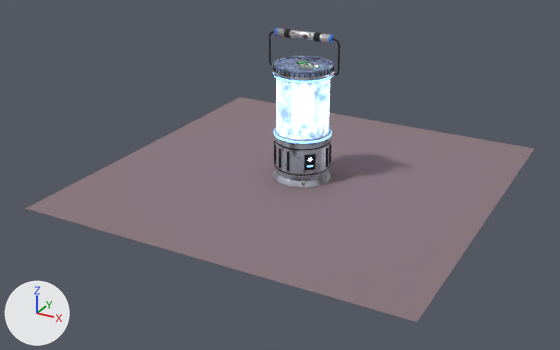
The Blender file lantern/Ashes_2063_EP1_lantern.blend: old version first, new version second.
The view is the same before and after, from a camera (50 mm lens) standing at (1.037, -2.032, 0.757) and looking at (-0.021, -0.109, -0.205). The lights are fixed; the arrows at lower left show +X, +Y and +Z. The older version comes first.

The first picture shows 'BottomCap', 'CellBody', 'Floor', 'Glass', 'GripBar', 'HandlePivotR', 'LidClamp', 'LidFace', 'LidFlange', 'LidTerminal', 'MidBand', 'MidCollar', 'TopBand', 'TopCap' and 8 more.
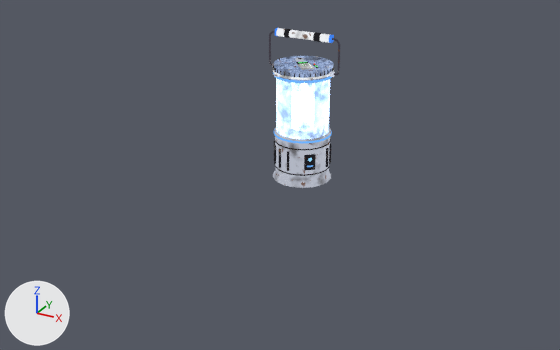
Changed parts and their boxes (x1, y1, x2, y2) in the pictures (560 x 350 px):
'Floor', deleted
    before: (26, 97, 534, 322)
'CellBody', recoloured (lighter)
    both: (275, 137, 330, 180)
'BottomCap', recoloured (lighter)
    both: (273, 170, 331, 188)
'LidFace', recoloured
    both: (278, 58, 330, 71)
'GripBar', recoloured (lighter)
    both: (276, 28, 330, 43)
'LidFlange', recoloured (lighter)
    both: (274, 56, 334, 73)
'TopCap', recoloured
    both: (274, 67, 333, 84)
'MidCollar', recoloured
    both: (274, 128, 331, 144)
'LidClamp', recoloured
    both: (273, 70, 334, 80)
'MidBand', recoloured
    both: (274, 129, 332, 143)
'TopBand', recoloured
    both: (273, 73, 332, 83)
'LidTerminal', recoloured
    both: (295, 58, 304, 62)
'HandlePivotR', recoloured
    both: (329, 72, 335, 77)

The change, as a list of edits to the scene's bpy script:
```text
Change mat_l_lidblocks:
    remove n1 = _N.new('ShaderNodeBsdfPrincipled'); n1.name = 'Principled BSDF'
    remove n1.inputs[1].default_value = 0.35  # 'Metallic'
    add n14 = _N.new('ShaderNodeEmission'); n14.name = 'GameColor'
    where n0 = _N.new('ShaderNodeOutputMaterial'); n0.name = 'Material Output'
    remove _L.new(n1.outputs[0], n0.inputs[0])  # 'BSDF' to 'Surface'
    where n13 = _N.new('ShaderNodeGroup'); n13.name = 'Group'
    remove _L.new(n13.outputs[0], n1.inputs[0])  # 'Color' to 'Base Color'
    remove _L.new(n13.outputs[1], n1.inputs[2])  # 'Roughness' to 'Roughness'
    add _L.new(n13.outputs[0], n14.inputs[0])  # 'Color' to 'Color'
    add _L.new(n14.outputs[0], n0.inputs[0])  # 'Emission' to 'Surface'
Change mat_l_chrome:
    remove n1 = _N.new('ShaderNodeBsdfPrincipled'); n1.name = 'Principled BSDF'
    remove n1.inputs[1].default_value = 0.35  # 'Metallic'
    where n0 = _N.new('ShaderNodeOutputMaterial'); n0.name = 'Material Output'
    remove _L.new(n1.outputs[0], n0.inputs[0])  # 'BSDF' to 'Surface'
    add n4 = _N.new('ShaderNodeEmission'); n4.name = 'GameColor'
    where n3 = _N.new('ShaderNodeGroup'); n3.name = 'Group'
    remove _L.new(n3.outputs[0], n1.inputs[0])  # 'Color' to 'Base Color'
    remove _L.new(n3.outputs[1], n1.inputs[2])  # 'Roughness' to 'Roughness'
    add _L.new(n3.outputs[0], n4.inputs[0])  # 'Color' to 'Color'
    add _L.new(n4.outputs[0], n0.inputs[0])  # 'Emission' to 'Surface'
Change mat_l_silver:
    remove n0 = _N.new('ShaderNodeBsdfPrincipled'); n0.name = 'Principled BSDF'
    remove n0.inputs[1].default_value = 0.8  # 'Metallic'
    where n1 = _N.new('ShaderNodeOutputMaterial'); n1.name = 'Material Output'
    where n2 = _N.new('ShaderNodeGroup'); n2.name = 'Group'
    remove _L.new(n0.outputs[0], n1.inputs[0])  # 'BSDF' to 'Surface'
    remove _L.new(n2.outputs[0], n0.inputs[0])  # 'Color' to 'Base Color'
    remove _L.new(n2.outputs[1], n0.inputs[2])  # 'Roughness' to 'Roughness'
    add n3 = _N.new('ShaderNodeEmission'); n3.name = 'GameColor'
    add _L.new(n2.outputs[0], n3.inputs[0])  # 'Color' to 'Color'
    add _L.new(n3.outputs[0], n1.inputs[0])  # 'Emission' to 'Surface'
Change mat_l_bandglow:
    remove # nodes: BsdfPrincipled, Group, OutputMaterial
    remove # colours: blue #6cb3ff, blue #3f6cbc
    nodes: Emission, OutputMaterial
    colours: blue #6cb3ff
Remove ob_floor:
    ob_floor = bpy.data.objects.new('Floor', me_plane)
    ob_floor.location = (0.0, 0.0, -0.245)
```
